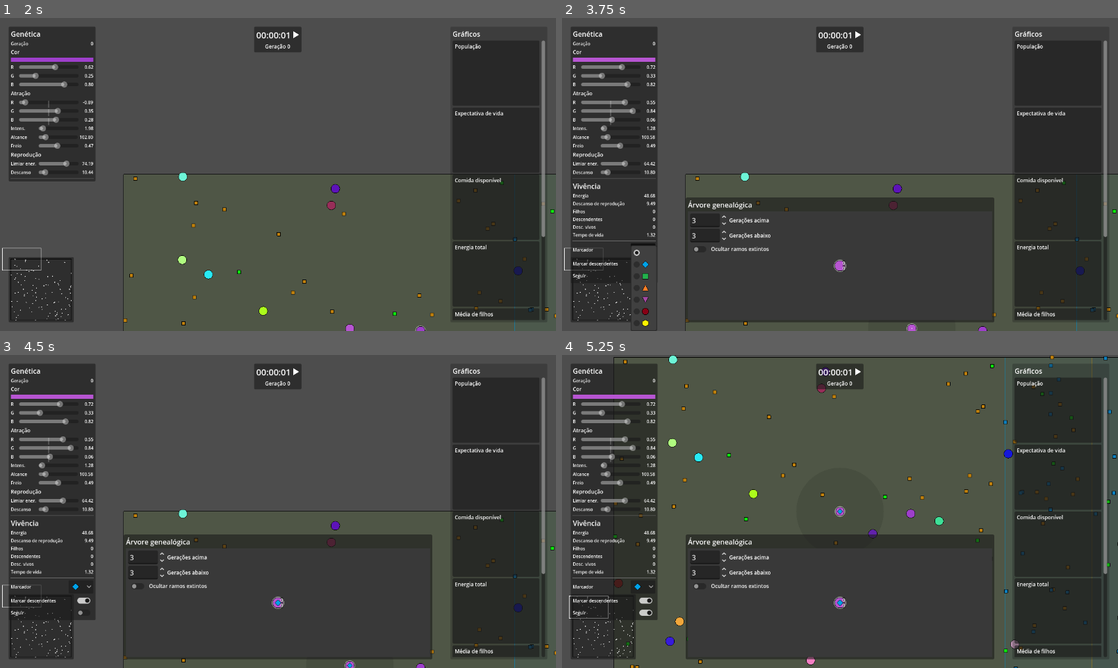
Above: before the commit, frames 1-4 (two rows, left to right).
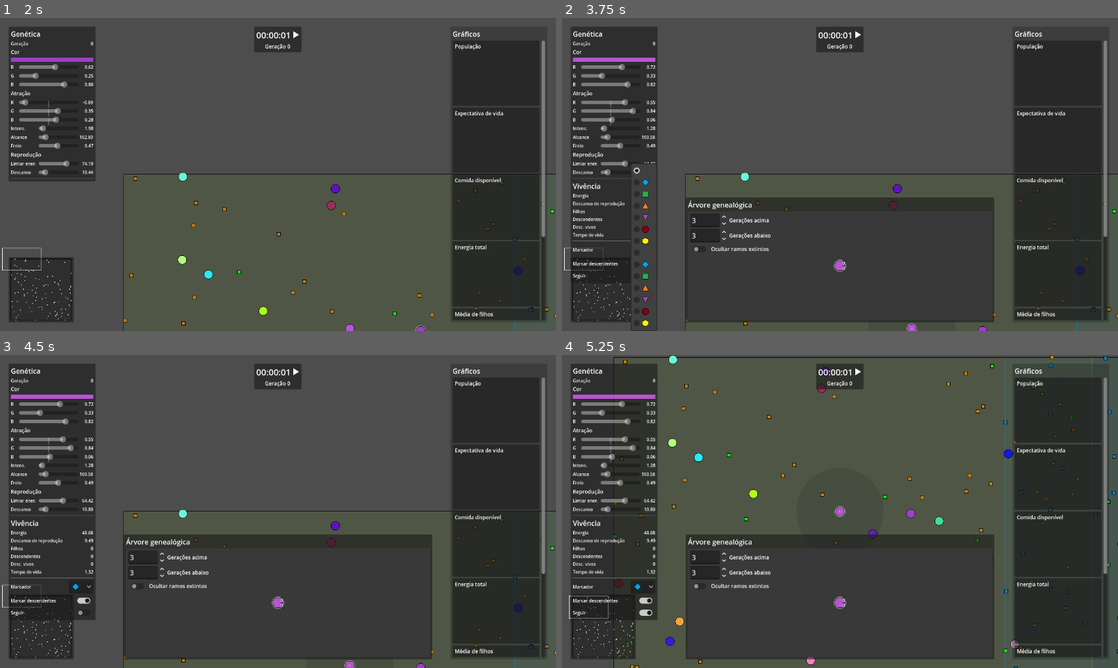
Above: after the commit, the same moments.

Repository: rodrigo-borges/attract-repel
Game: Godot game, scene res://world/world.tscn
Two runs of this game, one before a commit and one after it. Both use one fixed random seed, a clock stepped at 60 frames per second and the inputs below. The project has no main scene, so this scene is started directly.
Inputs (mouse positions are in pixels of both pictures, inside the frame that each line leads up to):
- Up to frame 1 (2 s): move the mouse to (517, 330) at 0.52 s; hold D (right) 0.53-1.25 s; hold F (follow) 0.53-1.25 s; click (294, 33) at 1.25 s
- Up to frame 2 (3.75 s): tap Enter at 2 s; move the mouse to (912, 327) at 2.02 s; hold S (down) 2.03-2.75 s; click (912, 327) at 2.1 s; click (701, 249) at 2.75 s; click (645, 249) at 3.5 s
- Up to frame 3 (4.5 s): click (83, 599) at 4.25 s
- Up to frame 4 (5.25 s): click (645, 611) at 5 s

Frame 1 is identical in both runs. In frame 2, 0.2% of the frame differs, in the area x 12-17%, y 46-76%; in frame 3, less than 0.1%; in frame 4, less than 0.1%.
Error after the commit: Out of bounds get index '7' (on base: 'Array[Marker]') (res://world/hud/creature_card/marker_button.gd:28)

Commit message:
Preserva a posição da câmera na árvore relativo ao mouse

Diff:
--- a/family_tree/family_tree.gd
+++ b/family_tree/family_tree.gd
@@ -21,6 +21,10 @@
 @onready var select_highlight:FamilyNodeHighlight = find_child("SelectHighlight")
 @onready var hover_highlight:FamilyNodeHighlight = find_child("HoverHighlight")
 var hovered_node:FamilyNode
+
+var cam_ref_creature:CreatureData
+var cam_ref_node:FamilyNode
+var cam_ref_position:Vector2
 
 @onready var l_above_input:SpinBox = find_child("LayersAbove")
 @onready var l_below_input:SpinBox = find_child("LayersBelow")
@@ -48,7 +52,10 @@
 	clear()
 	creature = _creature
 	create_tree()
-	if reset_camera:
+	if cam_ref_node != null:
+		camera.set_global_position(camera.global_position + (cam_ref_node.global_position - cam_ref_position))
+		hover_node(cam_ref_node)
+	elif reset_camera:
 		camera.set_position(creature_node.position)
 		camera.set_zoom(Vector2.ONE)
 
@@ -56,6 +63,10 @@
 	set_creature(creature, false)
 
 func clear() -> void:
+	if hovered_node != null:
+		cam_ref_creature = hovered_node.creature
+		cam_ref_node = null
+		cam_ref_position = hovered_node.global_position
 	unhover_node()
 	creature = null
 	creature_node = null
@@ -130,6 +141,8 @@
 					line.set_points([pos, pos-Vector2(0.,v_spacing/2.)])
 	if should_hide and not node.always_show:
 		node = null
+	if _creature == cam_ref_creature:
+		cam_ref_node = node
 	return node
 
 func place_family_node(node:FamilyNode, pos:Vector2) -> void:
--- a/world/hud/creature_card/creature_card.tscn
+++ b/world/hud/creature_card/creature_card.tscn
@@ -209,7 +209,23 @@
 size_flags_horizontal = 10
 size_flags_vertical = 4
 focus_mode = 0
+selected = 0
 allow_reselect = true
+item_count = 7
+popup/item_0/text = " "
+popup/item_0/id = 0
+popup/item_1/icon = ExtResource("9_khktn")
+popup/item_1/id = 1
+popup/item_2/icon = ExtResource("10_71dvv")
+popup/item_2/id = 2
+popup/item_3/icon = ExtResource("11_yb8vw")
+popup/item_3/id = 3
+popup/item_4/icon = ExtResource("12_fmcfy")
+popup/item_4/id = 4
+popup/item_5/icon = ExtResource("13_qe86j")
+popup/item_5/id = 5
+popup/item_6/icon = ExtResource("14_owo5i")
+popup/item_6/id = 6
 script = ExtResource("7_uykr0")
 markers = Array[ExtResource("8_i74sm")]([SubResource("Resource_mmbpv"), SubResource("Resource_kytwh"), SubResource("Resource_tuc3y"), SubResource("Resource_gho3q"), SubResource("Resource_ygccs"), SubResource("Resource_vlr37")])
 
--- a/world/world.gd
+++ b/world/world.gd
@@ -71,7 +71,7 @@
 	creature_card.set_visible(false)
 	comparison_card.set_visible(false)
 	tree_container.set_visible(false)
-	family_tree.creature_hovered.connect(func(c): if c != featured_creature: compare_creature(c))
+	family_tree.creature_hovered.connect(_on_creature_hovered_on_tree)
 	family_tree.creature_selected.connect(feature_creature)
 
 	call_deferred("spawn_initial_food")
@@ -245,6 +245,16 @@
 		comparison_card.set_visible(false)
 		compared_creature = null
 
+func _on_creature_hovered_on_tree(creature:CreatureData) -> void:
+	if creature != null:
+		if creature.vessel != null:
+			hover_creature(creature.vessel)
+		else:
+			compare_creature(creature)
+	else:
+		unhover_creature()
+		uncompare_creature()
+
 func toggle_follow(toggled_on:bool) -> void:
 	if toggled_on:
 		follow_creature(selected_creature)
Not shown, changed: README.md
